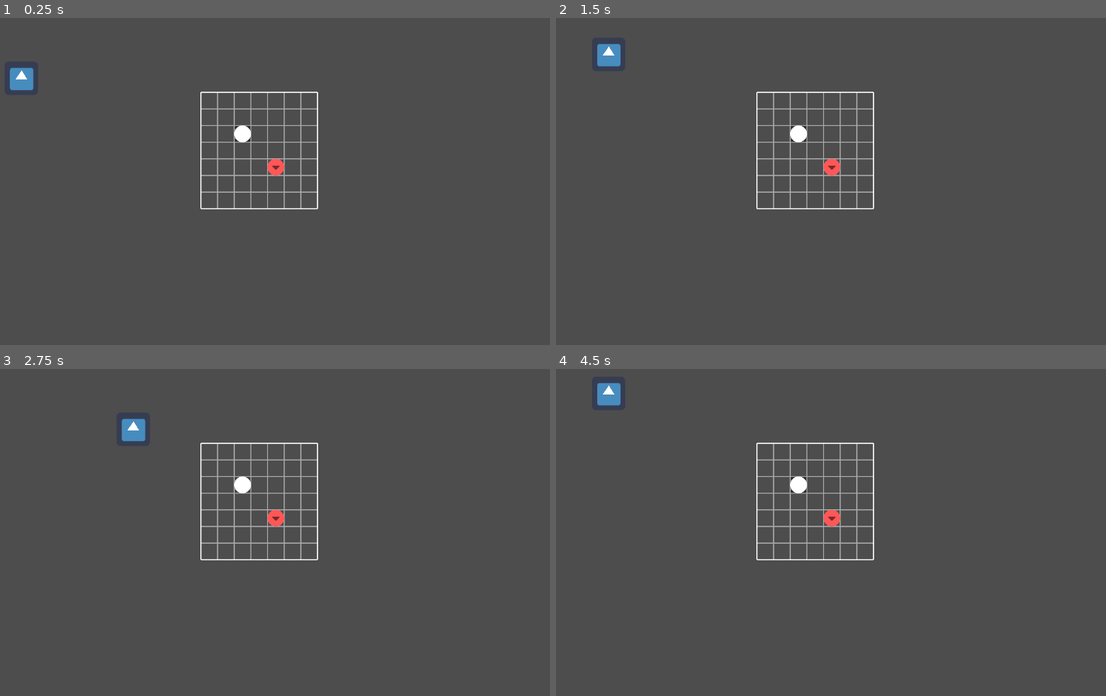
Above: before the commit, frames 1-4 (two rows, left to right).
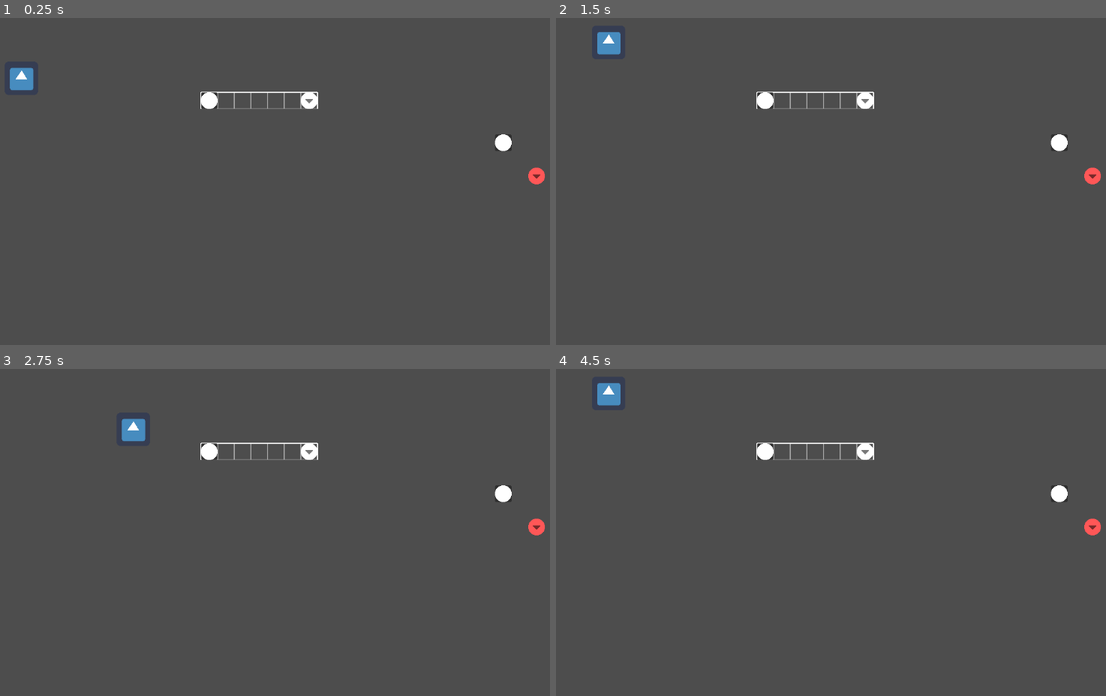
Above: after the commit, the same moments.

Repository: JamesCorradinoGit/flowFreePlatformer
Game: Godot game, scene res://Scene/main.tscn
Two runs of this game, one before a commit and one after it. Both use one fixed random seed, a clock stepped at 60 frames per second and the inputs below. The engine's default icon, where the game draws it, is replaced by a stand-in: a white triangle on a blue panel in a dark square.
Inputs (mouse positions are in pixels of both pictures, inside the frame that each line leads up to):
- Up to frame 1 (0.25 s): no input
- Up to frame 2 (1.5 s): click (798, 132) at 0.52 s; tap Enter (moveDone) at 1.25, 1.35 s; move the mouse to (968, 168) at 1.27 s; hold D (moveRight) from 1.28 s (still down); click (968, 168) at 1.42 s
- Up to frame 3 (2.75 s): tap W (moveUp) at 1.52 s; release D (moveRight) at 2 s; drag from (159, 555) to (242, 483) at 2.02 s
- Up to frame 4 (4.5 s): tap Space at 2.75 s; move the mouse to (897, 463) at 2.77 s; hold A (moveLeft) 2.78-3.5 s; tap Shift at 2.85 s; drag from (803, 604) to (798, 483) at 3.52 s; tap Enter (moveDone) at 4.25 s; move the mouse to (1018, 588) at 4.27 s; hold D (moveRight) from 4.28 s (still down); tap Alt at 4.35 s

The runs differ from the first frame. In frame 1, 1.9% of the frame differs, in the area x 36-100%, y 22-59%; in frame 2, 2.3%, in the area x 7-100%, y 4-59%; in frame 3, 1.9%; in frame 4, 1.9%.

Commit message:
IT'S ALIVEEE

Diff:
--- a/Objects/grid.tscn
+++ b/Objects/grid.tscn
@@ -8,3 +8,5 @@
 script = ExtResource("1_f6ty6")
 gridNode = ExtResource("2_f6ty6")
 gridBorder = ExtResource("3_pvrk4")
+
+[node name="flowLines" type="Node" parent="." unique_id=654317257]
--- a/Scene/main.tscn
+++ b/Scene/main.tscn
@@ -4,13 +4,32 @@
 [ext_resource type="PackedScene" uid="uid://cn2l4bfyirf14" path="res://Objects/grid.tscn" id="3_2wwxx"]
 [ext_resource type="Script" uid="uid://bcgskijuiw8sd" path="res://Scripts/gridModifierResource.gd" id="3_3amdw"]
 [ext_resource type="PackedScene" uid="uid://cvslsain1kjbi" path="res://Objects/player.tscn" id="3_r34rm"]
+[ext_resource type="Script" uid="uid://bmvvpy1i1tn4b" path="res://Scripts/gridModifierLineResource.gd" id="4_3amdw"]
 
 [sub_resource type="RectangleShape2D" id="RectangleShape2D_sblpm"]
 size = Vector2(336.5, 20)
 
+[sub_resource type="Resource" id="Resource_ow1sv"]
+script = ExtResource("4_3amdw")
+color = Color(1, 1, 1, 1)
+metadata/_custom_type_script = "uid://bmvvpy1i1tn4b"
+
 [sub_resource type="Resource" id="Resource_1xcnr"]
 script = ExtResource("3_3amdw")
 cellToModify = 1
+lineNodeAdd = SubResource("Resource_ow1sv")
+metadata/_custom_type_script = "uid://bcgskijuiw8sd"
+
+[sub_resource type="Resource" id="Resource_3amdw"]
+script = ExtResource("4_3amdw")
+color = Color(1, 1, 1, 1)
+reciver = true
+metadata/_custom_type_script = "uid://bmvvpy1i1tn4b"
+
+[sub_resource type="Resource" id="Resource_75buv"]
+script = ExtResource("3_3amdw")
+cellToModify = 7
+lineNodeAdd = SubResource("Resource_3amdw")
 metadata/_custom_type_script = "uid://bcgskijuiw8sd"
 
 [node name="main" type="Node2D" unique_id=152571204]
@@ -27,13 +46,12 @@
 [node name="grid" parent="." unique_id=1092430806 instance=ExtResource("3_2wwxx")]
 position = Vector2(441, 159)
 gridSizeX = 7
-gridSizeY = 7
-gridModifiers = Array[ExtResource("3_3amdw")]([SubResource("Resource_1xcnr")])
+gridModifiers = Array[ExtResource("3_3amdw")]([SubResource("Resource_1xcnr"), SubResource("Resource_75buv")])
 
-[node name="nodeStartKB" parent="grid" unique_id=458349843 instance=ExtResource("2_sblpm")]
-position = Vector2(64, 64)
+[node name="nodeStartKB" parent="." unique_id=458349843 instance=ExtResource("2_sblpm")]
+position = Vector2(1006, 240)
 
-[node name="nodeStartKB2" parent="grid" unique_id=913909175 instance=ExtResource("2_sblpm")]
-position = Vector2(128, 128)
+[node name="nodeStartKB2" parent="." unique_id=913909175 instance=ExtResource("2_sblpm")]
+position = Vector2(1070, 304)
 lineColor = Color(1, 0.33999997, 0.33999997, 1)
 reciever = true
--- a/Scripts/grid.gd
+++ b/Scripts/grid.gd
@@ -11,6 +11,7 @@
 @onready var totalGridPosX = global_position.x + (Globals.globalSnap * self.gridSizeX)
 @onready var totalGridPosY = global_position.y + (Globals.globalSnap * self.gridSizeY)
 @onready var totalCells = self.gridSizeX*self.gridSizeY
+@onready var lineNodeTscn:PackedScene = load("uid://ccugvwenhhjgr")
 
 var cellNumsToModify:Array[int] = []
 
@@ -24,6 +25,7 @@
 	var ind = 1
 	var maxGridIndexX = gridSizeX-1
 	var maxGridIndexY = gridSizeY-1
+	print(maxGridIndexY)
 	for r in range(gridSizeY):
 		for c in range(gridSizeX):
 			var instGNode = gNode.duplicate()
@@ -39,7 +41,10 @@
 				if modIndex.bottomModify != null:
 					instGNode.bottomObstacle = modIndex.bottomModify
 				if modIndex.lineNodeAdd != null:
-					print("line priority")
+					var line:lineNodeKB = lineNodeTscn.instantiate().duplicate()
+					line.lineColor = modIndex.lineNodeAdd.color
+					line.reciever = modIndex.lineNodeAdd.reciver
+					instGNode.addedLine = line
 				elif modIndex.middleCellModify != null: #TODO implement
 					print("middle priority")
 			match c:
--- a/Scripts/grid_space.gd
+++ b/Scripts/grid_space.gd
@@ -6,6 +6,7 @@
 @export var topObstacle:PackedScene
 @export var bottomObstacle:PackedScene
 @export var middleNode:PackedScene
+@export var addedLine:Sprite2D
 
 @onready var spawnSpot: Marker2D = $spawnSpot
 
@@ -33,3 +34,7 @@
 		var obstInst = middleNode.instantiate().duplicate()
 		obstInst.position = spawnSpot.position
 		add_child(obstInst)
+	if addedLine != null:
+		var obstInst = addedLine
+		get_parent().find_child("flowLines").add_child(obstInst)
+		obstInst.global_position = self.spawnSpot.global_position
